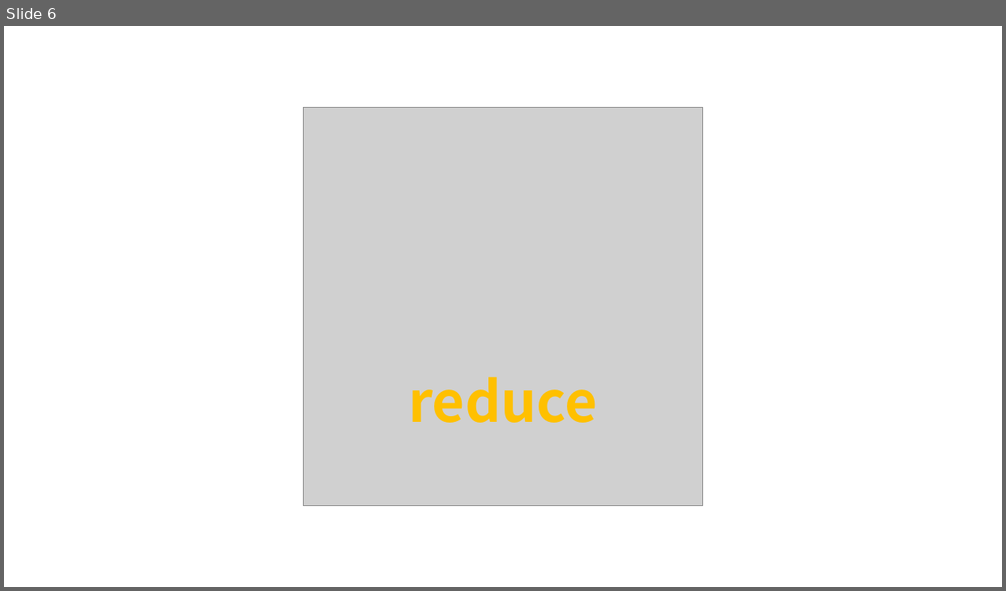
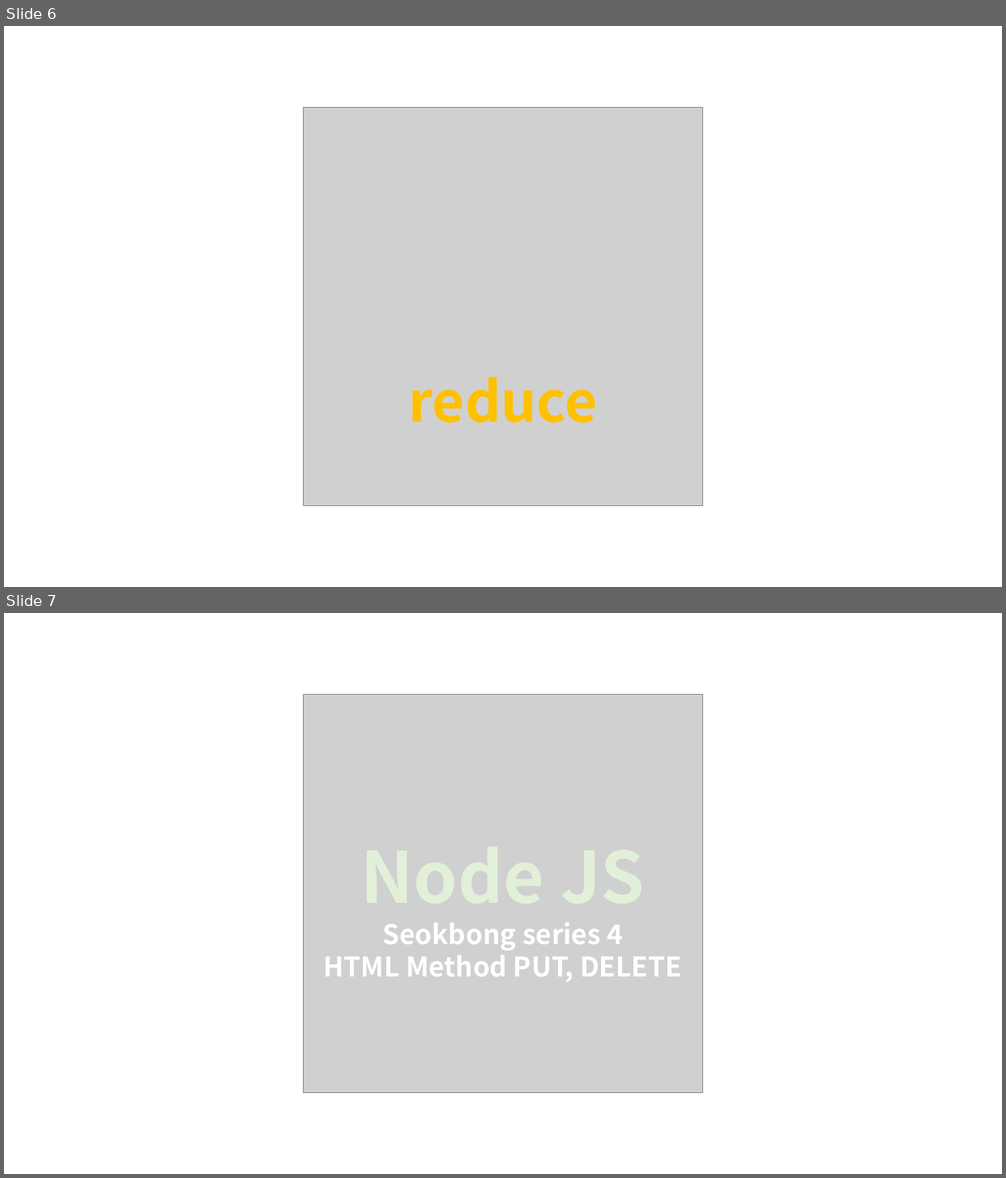
Before and after one commit to Seokhyeon-Park/icon-for-blog, a slide deck: icon.pptx. Shown one above the other, each under a label of ours: slide 6 before the commit, slides 6 and 7 after it. The pictures are 1006x591 and 1006x1178 pixels, drawn with LibreOffice and Linux fonts; fonts in the diff are those of the drawing; grey boxes stand for pictures. Boxes give left, top, right and bottom in pixels: in the first picture for what was removed or moved away, otherwise in the second. Text is boxed around its words. In the diff, an @@ line names an element or a change of style, - is before the commit and + after.

```diff
--- a/icon.pptx
+++ b/icon.pptx
@@ slide 7 added at (x1=4, y1=613, x2=1002, y2=1174), background #FFFFFF @@
@@ picture added at (x1=304, y1=694, x2=702, y2=1093) @@
@@ text added at (x1=324, y1=821, x2=681, y2=982), 26 pt, text #FFFFFF, bold @@
+Node JS
+Seokbong series 4
+HTML Method PUT, DELETE
```
Also in this commit, not shown: 1 other slide added, 1 slide removed, 2 other files.
